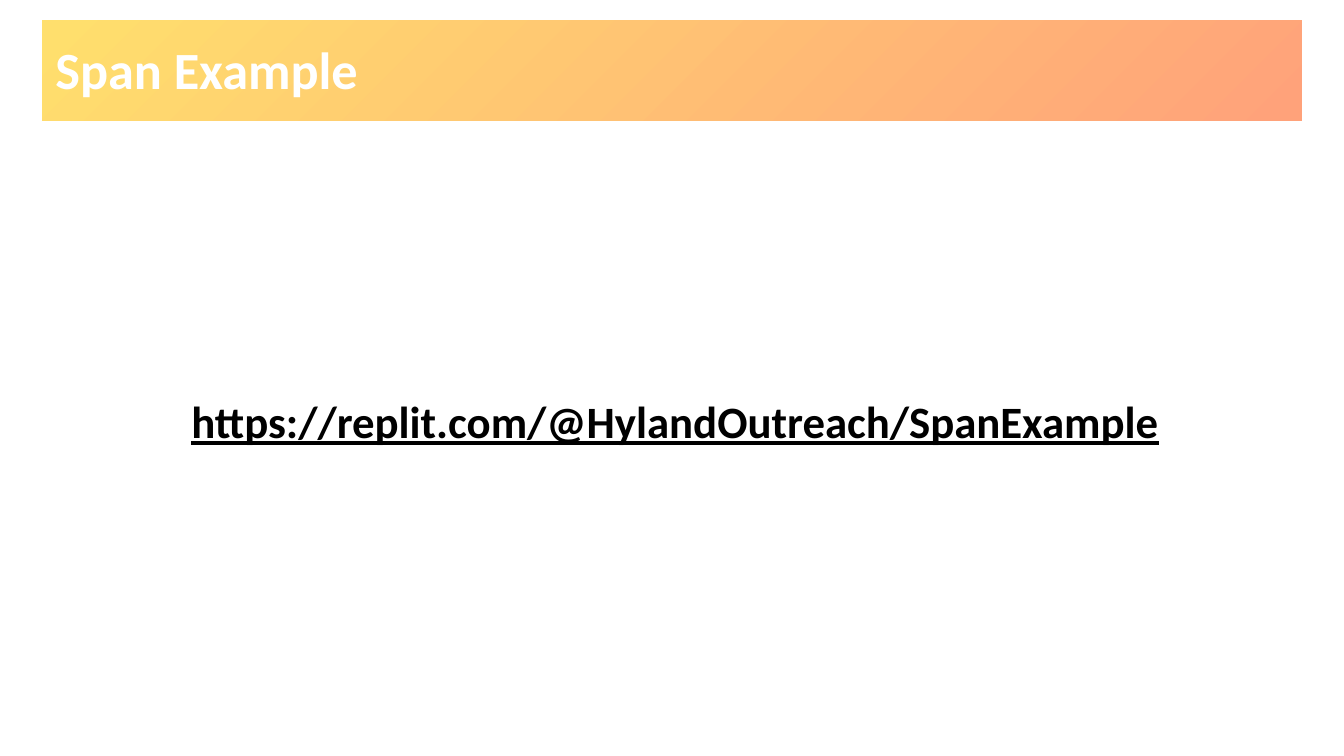
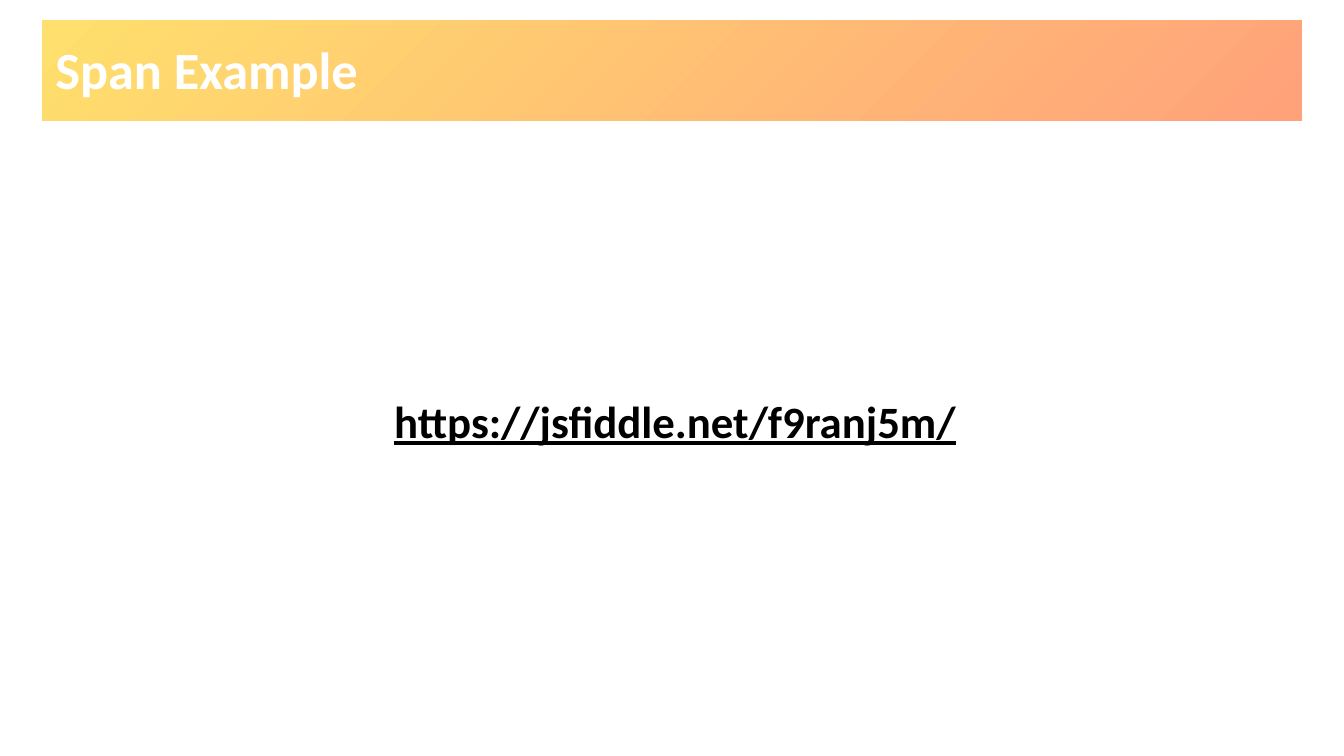
Before and after one commit to hytechclub/web-101, a slide deck: slide 3 of Week07/MoreHtml.pptx. Drawn at 1344x756 pixels with LibreOffice and Linux fonts; fonts in the diff are those of the drawing; background and template pictures are left out. Boxes give left, top, right and bottom in pixels: in the first picture for what was removed or moved away, otherwise in the second. Text is boxed around its words. In the diff, an @@ line names an element or a change of style, - is before the commit and + after.

```diff
--- a/Week07/MoreHtml.pptx
+++ b/Week07/MoreHtml.pptx
@@ text at box(394, 406, 955, 446): text changed @@
-https://replit.com/@HylandOutreach/SpanExample
+https://jsfiddle.net/f9ranj5m/
```
Also in this commit, not shown: 1 other slide changed, 50 other files.
